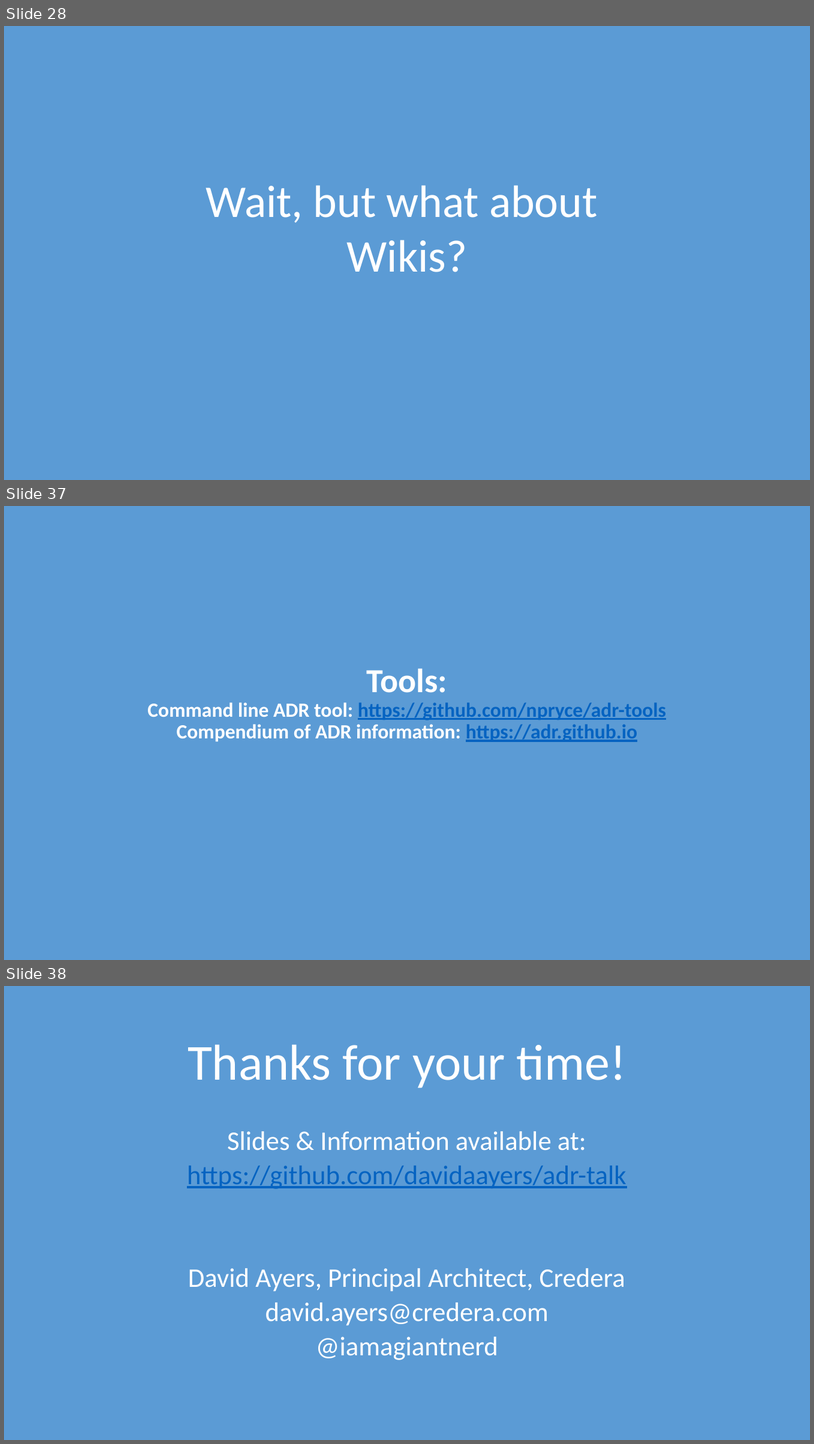
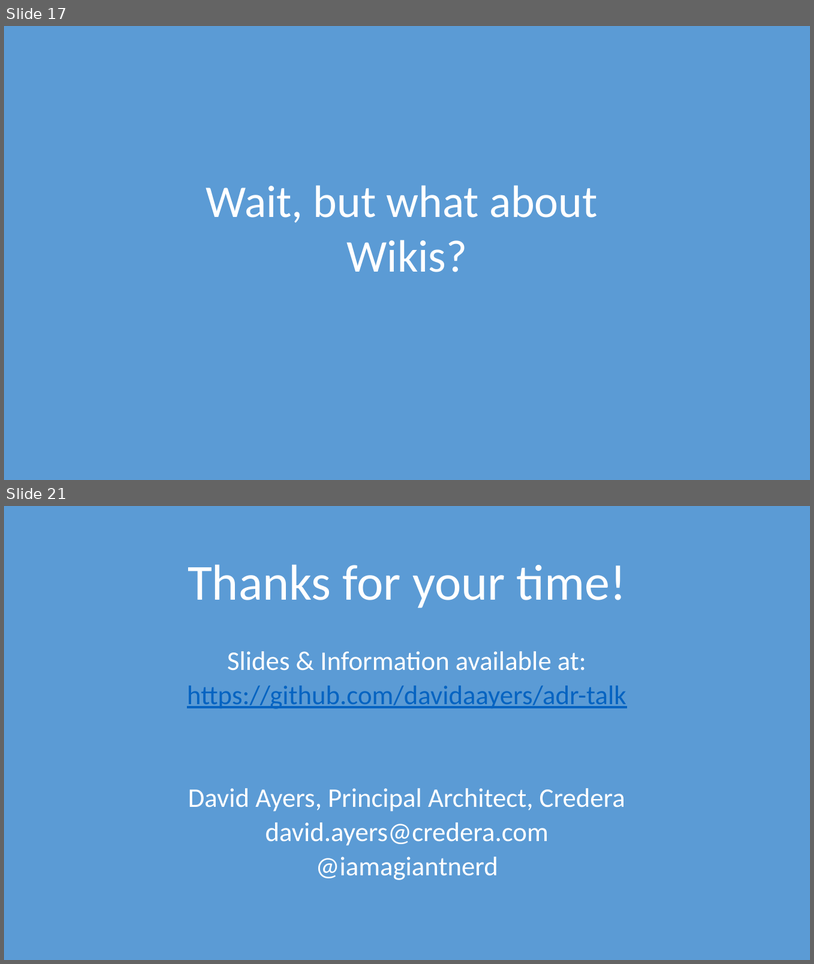
Before and after one commit to davidaayers/adr-talk-ignite, a slide deck: recording-architectural-decisions-ignite.pptx. Shown one above the other, each under a label of ours: slides 28, 37 and 38 before the commit, slides 17 and 21 after it; the slides between them are not shown. The pictures are 814x1444 and 814x964 pixels, drawn with LibreOffice and Linux fonts; fonts in the diff are those of the drawing. Boxes give left, top, right and bottom in pixels: in the first picture for what was removed or moved away, otherwise in the second. Text is boxed around its words. In the diff, an @@ line names an element or a change of style, - is before the commit and + after.

```diff
--- a/recording-architectural-decisions-ignite.pptx
+++ b/recording-architectural-decisions-ignite.pptx
@@ slide 37 removed at <box>4,506,810,960</box>, background #5B9BD5 @@
@@ title removed at <box>147,668,666,742</box> @@
-Tools:
-Command line ADR tool: https://github.com/npryce/adr-tools
-Compendium of ADR information: https://adr.github.io
@@ what was slide 28 is now slide 17 @@
@@ what was slide 38 is now slide 21 @@
```
Also in this commit, not shown: 9 slides changed, 16 other slides removed, 2 other files.
